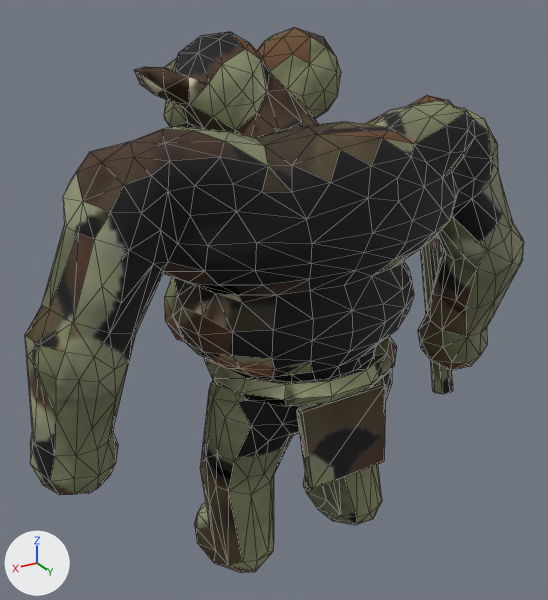
Two versions of the glTF model assets/3d/monstres/ettin.glb, one commit apart.
Rendered twice from a camera (50 mm lens) standing at (0.311, 0.479, 0.485) and looking at (0.007, -0.027, 0.232). Arrows for +X, +Y and +Z are at lower left; the lights stay in place. The first picture is the older version. Mesh edges are drawn as thin lines. Vertices at exactly the same position are counted once.

In view in the first picture: 'ettin_peau'.
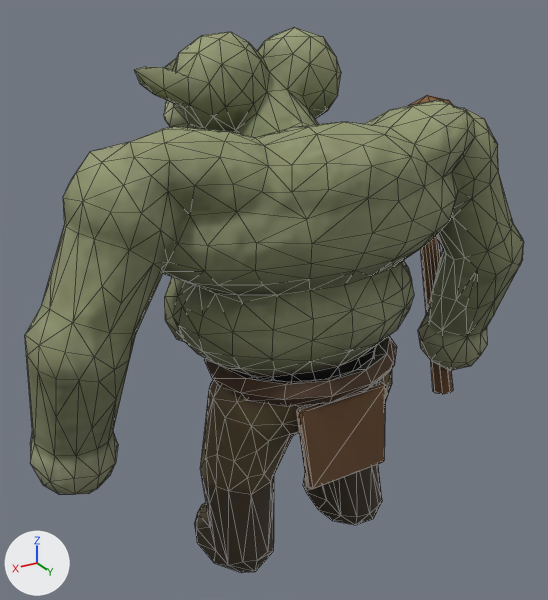
The change in detail:
me_ettin_peau has 1177 vertices, 2318 faces and spans x -0.228..0.224, y -0.116..0.084, z -0.003..0.446.
me_ettin_peau is used by ob_ettin_peau; location (0.0, 0.0, 0.0).
Verts and faces of me_ettin_peau; kept vertices keep their numbers, new ones are numbered from 1177.
Before the commit, vertices of me_ettin_peau: 400 (-0.061, 0.061, 0.243) at pixel (405, 307), 402 (-0.033, 0.071, 0.241) at pixel (385, 321), 403 (-0.059, 0.058, 0.258) at pixel (402, 289), 404 (-0.052, 0.051, 0.274) at pixel (390, 269), 405 (-0.032, 0.069, 0.256) at pixel (383, 304).
Before the commit, vertices of me_ettin_peau: 429 (-0.028, 0.058, 0.276) at pixel (371, 276), 434 (0.0, 0.072, 0.259) at pixel (352, 310).
Part 1, on me_ettin_peau:
3 vertices are removed from x -0.03..0.027, y 0.059..0.079, z 0.359..0.38.
14 faces are deleted.
4 vertices are added at (-0.036, 0.054, 0.38), (-0.008, 0.065, 0.378), (0.029, 0.079, 0.355), (0.026, 0.071, 0.371).
16 new faces join them.
Part 2, on me_ettin_peau:
Vertices deleted: 405 (with the faces that use them).
Faces deleted: (403, 404, 429).
New vertex 1178 is at (-0.031, 0.069, 0.258), pixel (382, 302).
New faces: (400, 403, 1178), (403, 404, 1178), (400, 1178, 402), (429, 434, 1178), (402, 1178, 434), (404, 429, 1178).
me_ettin_peau part 3: 2287 kept faces spanning x -0.228..0.224, y -0.116..0.084, z -0.003..0.446 get new texture (UV) coordinates.

What differs and where, as boxes (x1, y1, x2, y2) in the pictures (548 x 600 px; the box of a moved part takes in the faces that stretch with it):
part 1 of me_ettin_peau, moved or reshaped: (292, 122, 414, 219) in both
part 2 of me_ettin_peau, moved or reshaped: (352, 269, 405, 322) in both
part 3 of me_ettin_peau, surface changed: (25, 27, 520, 573) in both
